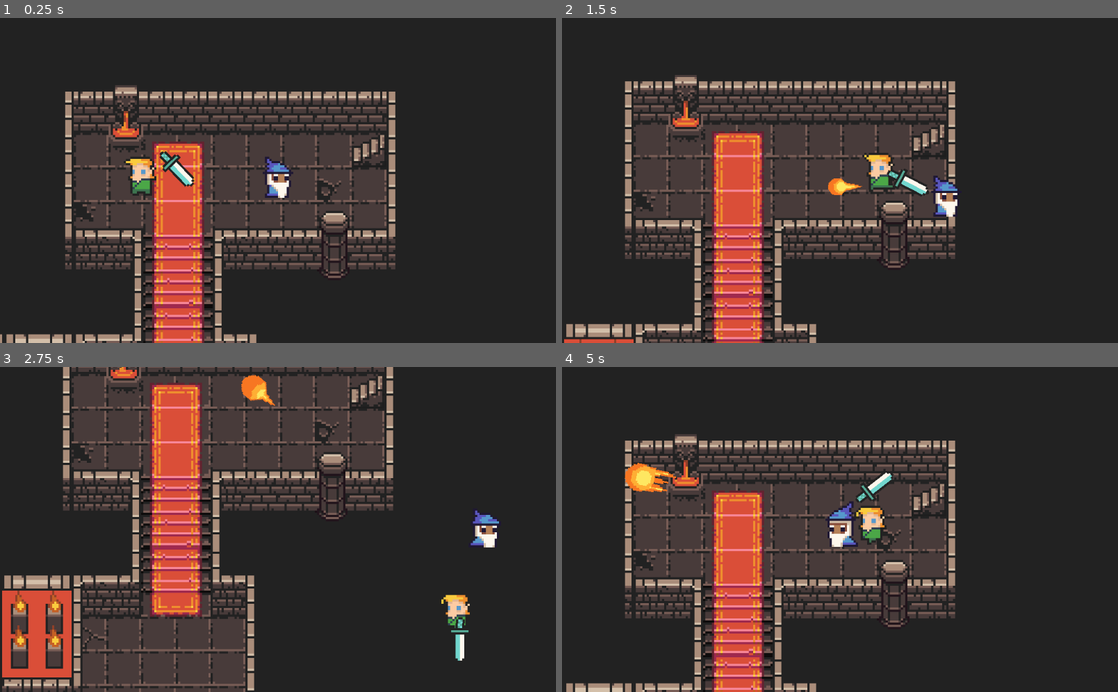
Above: before the commit, frames 1-4 (two rows, left to right).
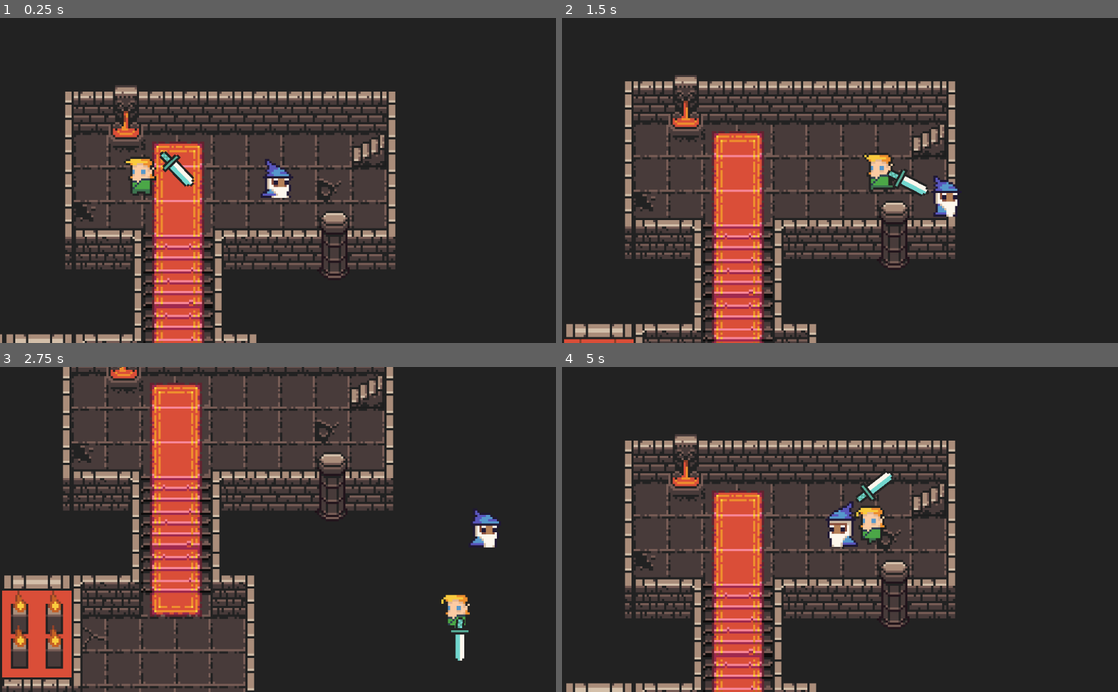
Above: after the commit, the same moments.

Repository: gotneb/cripta_dungeon
Game: Godot game, scene res://scenes/world/tutorial.tscn
Two runs of this game, one before a commit and one after it. Both use one fixed random seed, a clock stepped at 60 frames per second and the inputs below.
Inputs (mouse positions are in pixels of both pictures, inside the frame that each line leads up to):
- Up to frame 1 (0.25 s): no input
- Up to frame 2 (1.5 s): move the mouse to (962, 164) at 0.52 s; hold Right (right) 0.53-1.28 s; tap Tab (change_enemy) at 0.6 s; tap Z (z_attack) at 0.8, 1.35 s; move the mouse to (728, 196) at 1.27 s; hold Down (down) from 1.28 s (still down)
- Up to frame 3 (2.75 s): tap Tab (change_enemy) at 1.55, 2.1 s; move the mouse to (333, 458) at 2.02 s; release Down (down) at 2.03 s; hold Right (right) from 2.03 s (still down); tap Z (z_attack) at 2.3 s
- Up to frame 4 (5 s): move the mouse to (812, 594) at 2.77 s; release Right (right) at 2.78 s; hold Up (up) 2.78-3.53 s; tap Z (z_attack) at 2.85, 3.8, 4.35 s; tap Tab (change_enemy) at 3.05, 3.6, 4.55 s; move the mouse to (1006, 578) at 3.52 s; hold Left (left) from 3.53 s (still down); move the mouse to (673, 480) at 4.27 s

The runs differ from the first frame. In frame 1, 0.4% of the frame differs, in the area x 46-53%, y 42-56%; in frame 2, 0.2%; in frame 3, 0.3%; in frame 4, 0.5%, in the area x 11-21%, y 29-39%.

Commit message:
Mago: ataque de bola de fogo no alvo
Agora o mago atira bola de fogo no inimigo escolhido.

Diff:
--- a/src/scenes/playable_characters/wizzard.tscn
+++ b/src/scenes/playable_characters/wizzard.tscn
@@ -43,7 +43,7 @@
 position = Vector2( -1, -6 )
 frames = SubResource( 2 )
 animation = "idle"
-frame = 3
+frame = 1
 playing = true
 
 [node name="CollisionShape2D" type="CollisionShape2D" parent="."]
--- a/src/scripts/playable_characters/wizzard.gd
+++ b/src/scripts/playable_characters/wizzard.gd
@@ -21,14 +21,13 @@
 func _process(delta):
 	_move(delta)
 
-	if Input.is_action_just_pressed("z_attack"):
-		$SpelsPositon.look_at(get_global_mouse_position())
+	if Input.is_action_just_pressed("z_attack") and visible_enemies.size() >= 1:
 		throw_fire_ball()
 
 
 # Esssa funcao faz o personagem se mover
 func _move(delta: float) -> void:
-	# determina se move-se na direita ou equerda. Em seguida, determina se em cimao em baixo
+	# determina se move-se na direita ou equerda. Em seguida, determina se em cima ou em baixo
 	_velocity = Vector2(
 		Input.get_action_strength("right") - Input.get_action_strength("left"),
 		Input.get_action_strength("down") - Input.get_action_strength("up")
@@ -68,12 +67,24 @@
 
 # Arremessa uma bola de fogo
 func throw_fire_ball() -> void:
+	# Define a direcao de tiro
+	if enemy_index >= visible_enemies.size():
+		_change_enemy_index()
+	$SpelsPositon.look_at(visible_enemies[enemy_index].position)
+	# Cria a bola de fogo e adiciona no mapa
 	var fire := fire_ball_path.instance()
 	fire.position = $SpelsPositon/Position.global_position
-	fire.direction =  get_global_mouse_position() - position
+	fire.direction =  visible_enemies[enemy_index].position - position
 	fire.rotate($SpelsPositon.rotation)
 	fire.damage = fire_ball_damage
 	get_parent().add_child(fire)
+
+
+# Funcao auxiliar para trocar o index do inimigo para intervalos validos
+func _change_enemy_index() -> void:
+	enemy_index += 1
+	if enemy_index >= visible_enemies.size():
+		enemy_index = 0
 
 
 func select_enemy() -> void:
@@ -81,9 +92,7 @@
 		visible_enemies[0].set_aim_visible_to(true)
 	elif visible_enemies.size() >= 1:
 		if Input.is_action_just_pressed("change_enemy"):
-			enemy_index += 1
-			if enemy_index >= visible_enemies.size():
-				enemy_index = 0
+			_change_enemy_index()
 			visible_enemies[enemy_index - 1].set_aim_visible_to(false)
 			visible_enemies[enemy_index].set_aim_visible_to(true)
 
